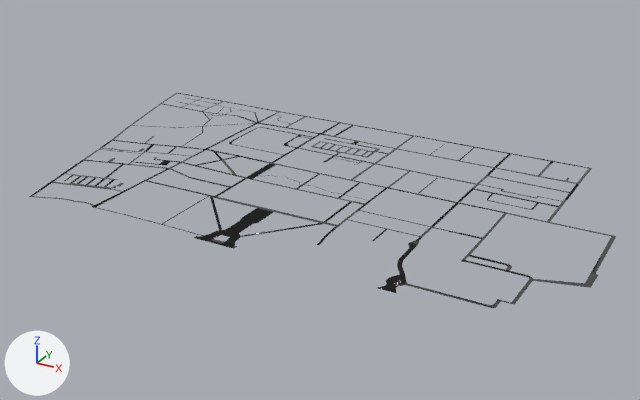
Renders of the FBX model Assets/models/lu.fbx from each side of a commit.
Before and after are seen from a 50 mm camera at (1143.0, -1578.0, 638.0) aimed at (399.0, -225.0, -39.0). Lighting does not change. The marker at lower left points along +X, +Y and +Z. Where no turn or scale is listed for an object, it has been applied to the vertices.

Objects in the first picture: 'road'.
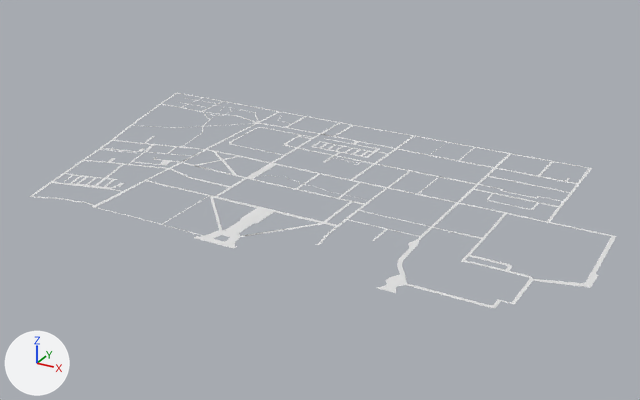
What differs and where, as boxes [x1, y1, x2, y2] in the pictures (640 x 400 px):
part 1 of me_mesh_001, recoloured (grey to white)
    both: [29, 93, 616, 308]

The change, as a diff of the scene's bpy script:
```diff
--- a/Assets/models/lu.fbx.py
+++ b/Assets/models/lu.fbx.py
@@ me_mesh_001 @@
 # used by ob_road; location = (104.0, 8.0, -1.0)
-me_mesh_001.from_pydata(...)  # 3164 vertices, 3186 faces; spans x -292.0..838.0, y -551.0..99.0, z 0.0
+me_mesh_001.from_pydata(...)  # 3164 vertices, 3192 faces; spans x -292.0..838.0, y -551.0..99.0, z 0.0
+# me_mesh_001 part 1: 3180 faces spanning x -292.0..838.0, y -551.0..99.0, z 0.0 switch from mat_材质_4 to no material
```
